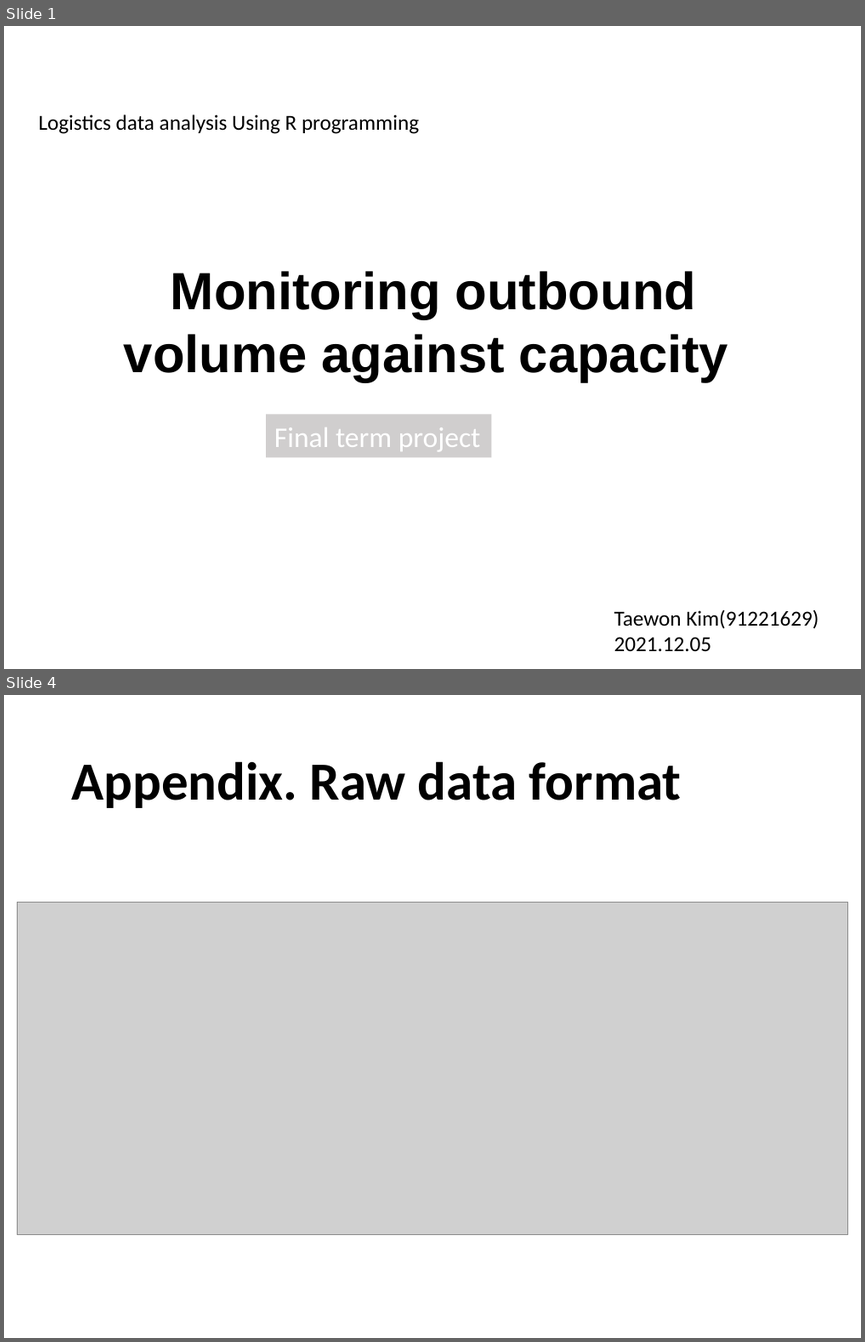
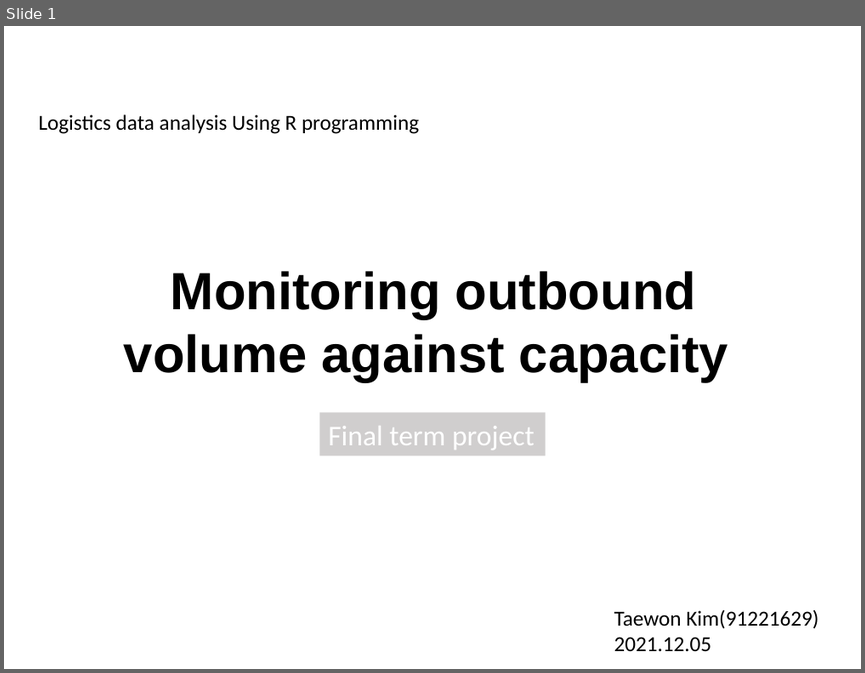
Before and after one commit to TaewinKorea/Final_project, a slide deck: Final term project_Taewon Kim(91221629)_20211205.pptx. Shown one above the other, each under a label of ours: slides 1 and 4 before the commit, slide 1 after it; the slides between them are not shown. The pictures are 865x1342 and 865x673 pixels, drawn with LibreOffice and Linux fonts; fonts in the diff are those of the drawing; grey boxes stand for pictures; background and template pictures are left out. Boxes give left, top, right and bottom in pixels: in the first picture for what was removed or moved away, otherwise in the second. Text is boxed around its words. In the diff, an @@ line names an element or a change of style, - is before the commit and + after.

```diff
--- a/Final term project_Taewon Kim(91221629)_20211205.pptx
+++ b/Final term project_Taewon Kim(91221629)_20211205.pptx
@@ slide 4 removed at (x1=4, y1=695, x2=861, y2=1338), background #FFFFFF @@
@@ rectangle removed at (x1=4, y1=695, x2=861, y2=1338) @@
@@ title removed at (x1=71, y1=761, x2=681, y2=808) @@
-Appendix. Raw data format
@@ picture removed at (x1=18, y1=902, x2=848, y2=1235) @@
@@ slide 1 changed as well @@
@@ rectangle "Final term project" moved from (x1=266, y1=414, x2=492, y2=457) to (x1=319, y1=413, x2=545, y2=455) @@
```
Also in this commit, not shown: 2 other slides changed, 4 slides added, 2 other files.
